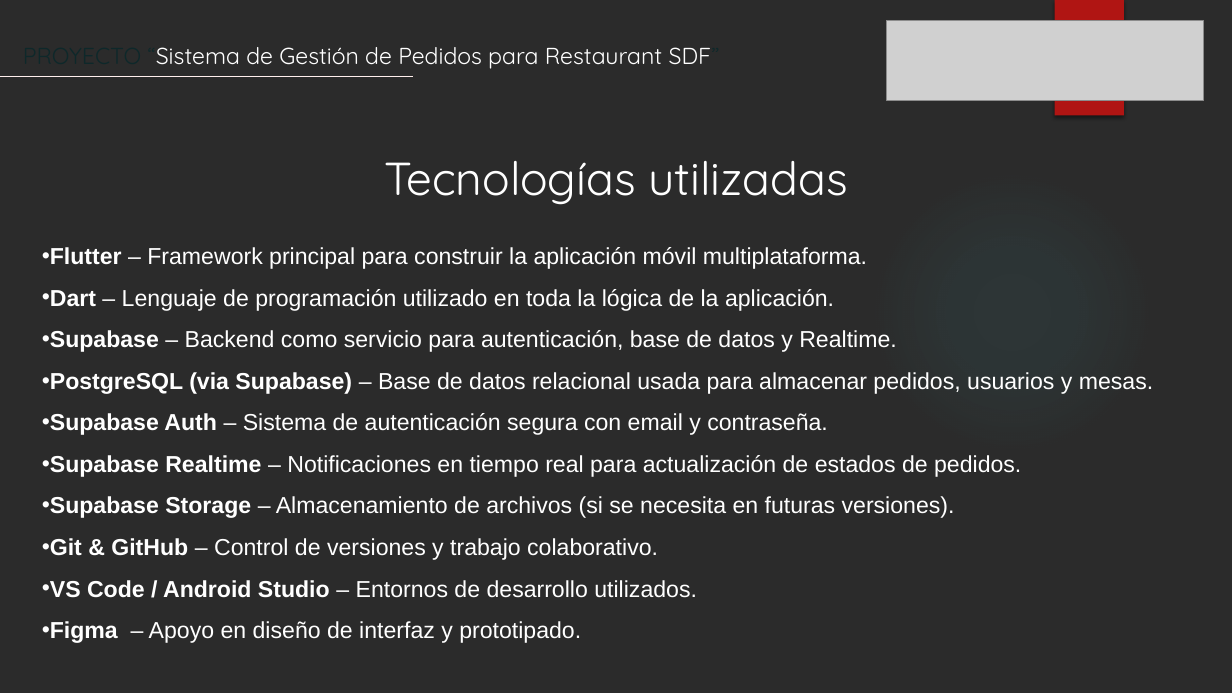
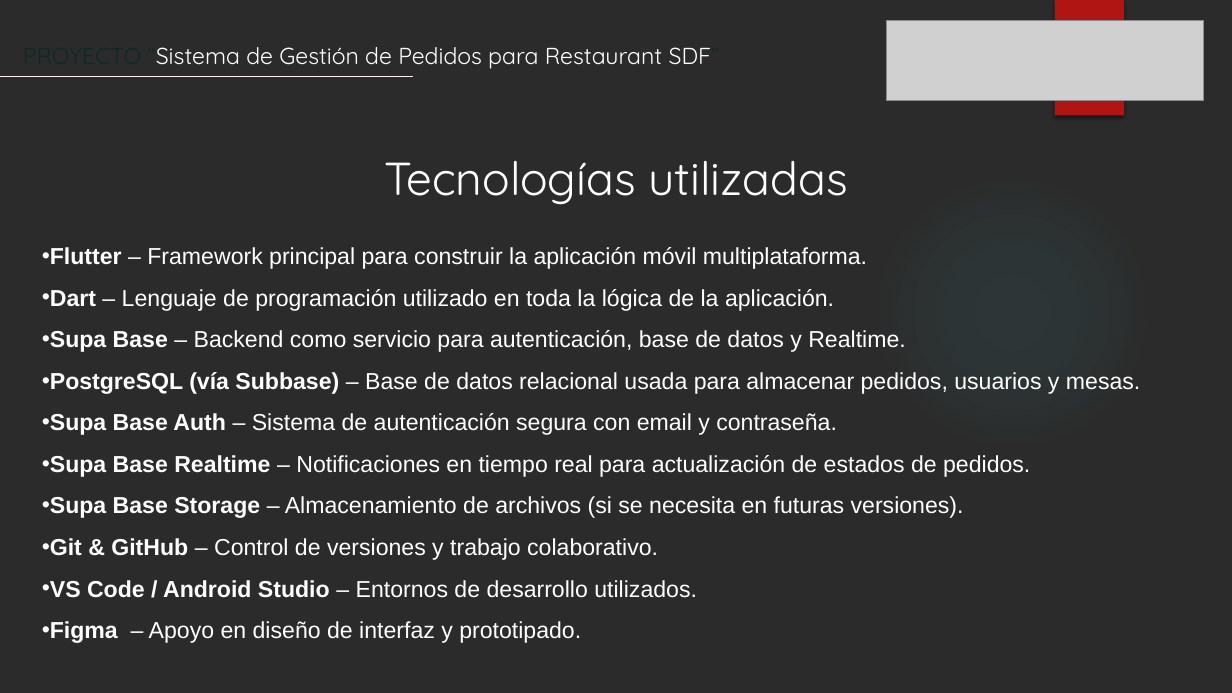
Before and after one commit to DiegoJimenez2003/Capstone_repo_06, a slide deck: slide 13 of Fase 2/Formato Presentación final 2025.pptx. Drawn at 1232x693 pixels with LibreOffice and Linux fonts; fonts in the diff are those of the drawing; grey boxes stand for pictures; background and template pictures are left out; a plain dark background stands for a picture behind light text. Boxes give left, top, right and bottom in pixels: in the first picture for what was removed or moved away, otherwise in the second. Text is boxed around its words. In the diff, an @@ line names an element or a change of style, - is before the commit and + after.

Commit message:
Presentación

```diff
--- a/Fase 2/Formato Presentación final 2025.pptx
+++ b/Fase 2/Formato Presentación final 2025.pptx
@@ text at (50,330,1140,518): text changed @@
-• Supabase – Backend como servicio para autenticación, base de datos y Realtime.
-• PostgreSQL (via Supabase) – Base de datos relacional usada para almacenar pedidos, usuarios y mesas.
-• Supabase Auth – Sistema de autenticación segura con email y contraseña.
-• Supabase Realtime – Notificaciones en tiempo real para actualización de estados de pedidos.
-• Supabase Storage – Almacenamiento de archivos (si se necesita en futuras versiones).
+• Supa Base – Backend como servicio para autenticación, base de datos y Realtime.
+• PostgreSQL (vía Subbase) – Base de datos relacional usada para almacenar pedidos, usuarios y mesas.
+• Supa Base Auth – Sistema de autenticación segura con email y contraseña.
+• Supa Base Realtime – Notificaciones en tiempo real para actualización de estados de pedidos.
+• Supa Base Storage – Almacenamiento de archivos (si se necesita en futuras versiones).
```
Also in this commit, not shown: 4 other slides changed, 1 slide added, 2 slides removed.
